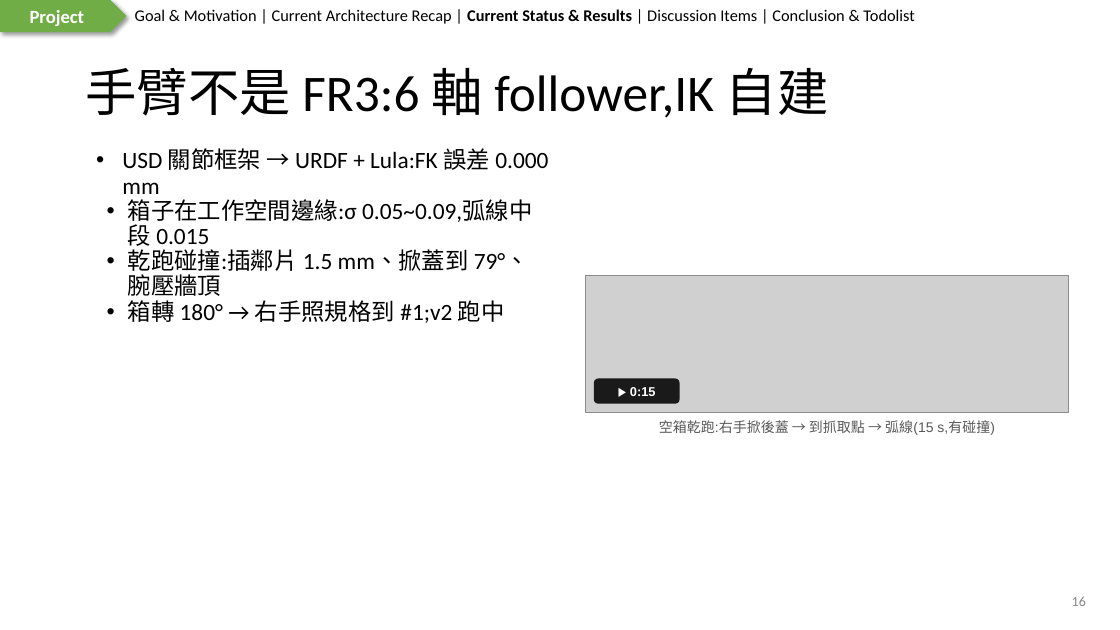
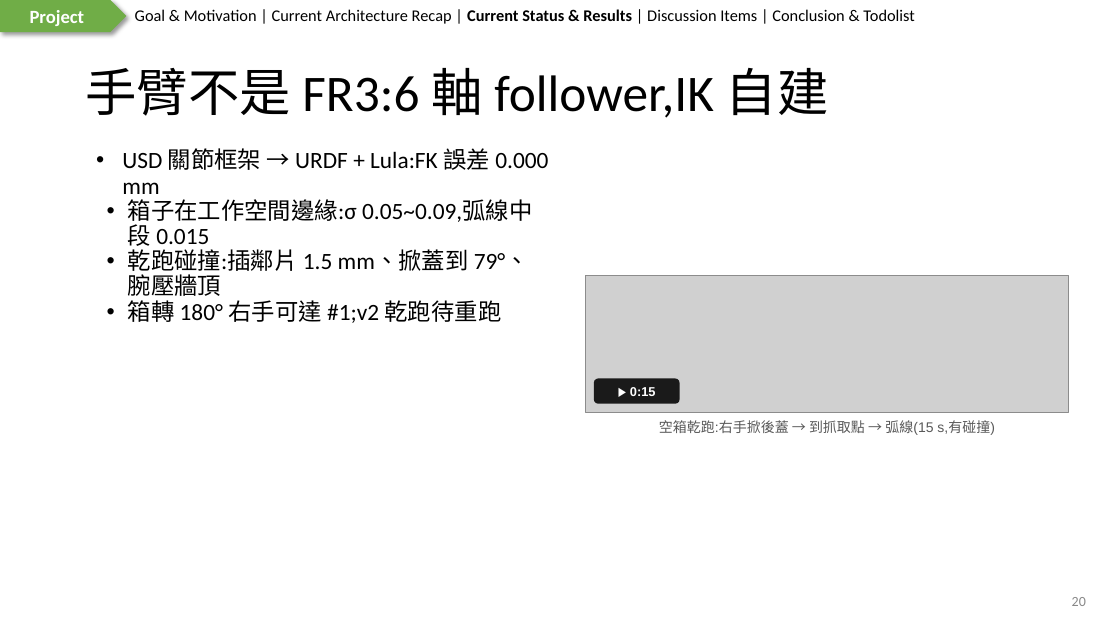
Before and after one commit to wyattsheu/sim-forge, a slide deck: slide 20 of sims/fr3_bubblewrap_pack_20261007/deck/2026-10-07-Report.pptx (slide 16 before the commit). Drawn at 1120x630 pixels with LibreOffice and Linux fonts; fonts in the diff are those of the drawing; grey boxes stand for pictures. Boxes give left, top, right and bottom in pixels: in the first picture for what was removed or moved away, otherwise in the second. Text is boxed around its words. In the diff, an @@ line names an element or a change of style, - is before the commit and + after.

```diff
--- a/sims/fr3_bubblewrap_pack_20261007/deck/2026-10-07-Report.pptx
+++ b/sims/fr3_bubblewrap_pack_20261007/deck/2026-10-07-Report.pptx
@@ text at [128, 300, 502, 323]: text changed @@
-• 箱轉 180° → 右手照規格到 #1;v2 跑中
+• 箱轉 180° 右手可達 #1;v2 乾跑待重跑
@@ page number at [1072, 597, 1086, 606]: text changed @@
-16
+20
```
Also in this commit, not shown: 4 slides added, 3 other files.
